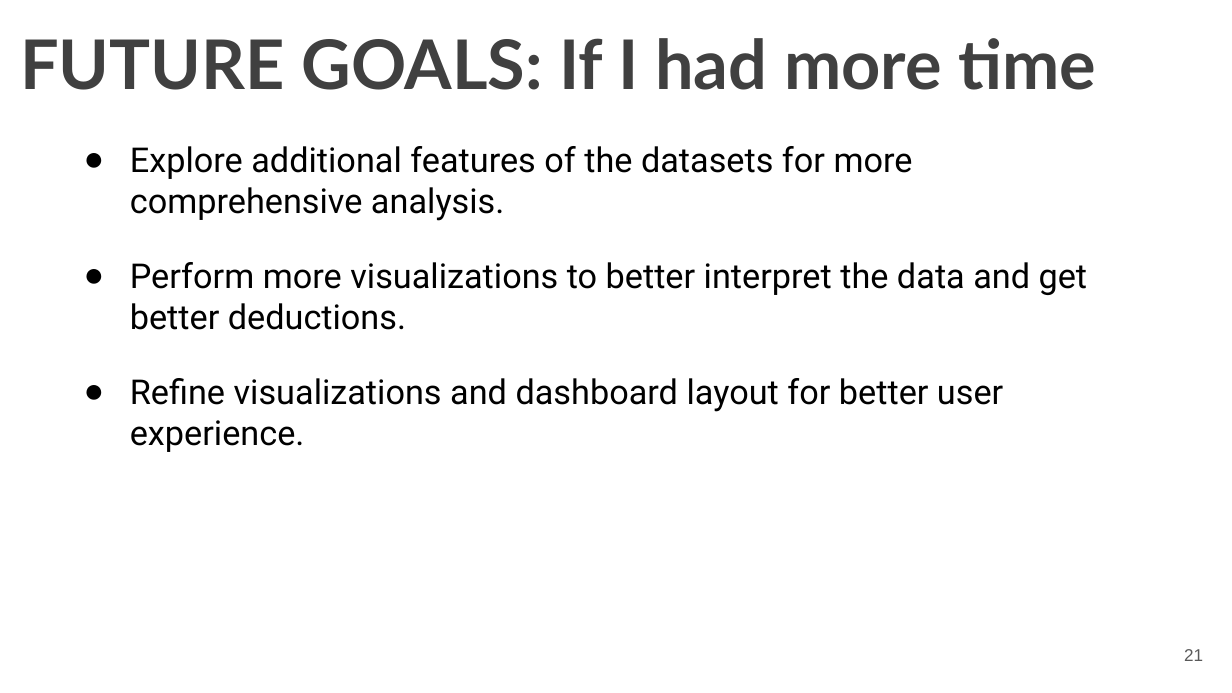
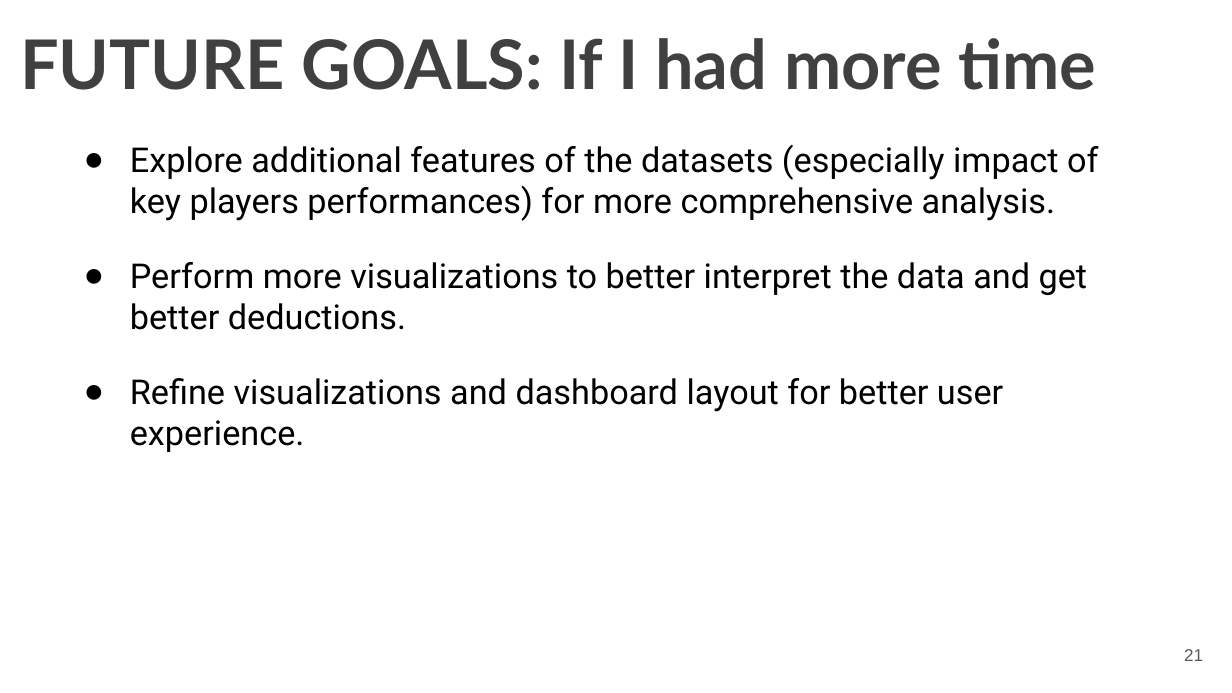
Before and after one commit to idrisadebolaamusa2/Capstone_Project_LHL, a slide deck: slide 21 of docs/presentation/LHL_CapstoneProject - AMUSA Idris Adebola.pptx. Drawn at 1232x693 pixels with LibreOffice and Linux fonts; fonts in the diff are those of the drawing. Boxes give left, top, right and bottom in pixels: in the first picture for what was removed or moved away, otherwise in the second. Text is boxed around its words. In the diff, an @@ line names an element or a change of style, - is before the commit and + after.

```diff
--- a/docs/presentation/LHL_CapstoneProject - AMUSA Idris Adebola.pptx
+++ b/docs/presentation/LHL_CapstoneProject - AMUSA Idris Adebola.pptx
@@ text at (130,145,1098,221): text changed @@
-● Explore additional features of the datasets for more comprehensive analysis.
+● Explore additional features of the datasets (especially impact of key players performances) for more comprehensive analysis.
```
Also in this commit, not shown: 2 other slides changed.
